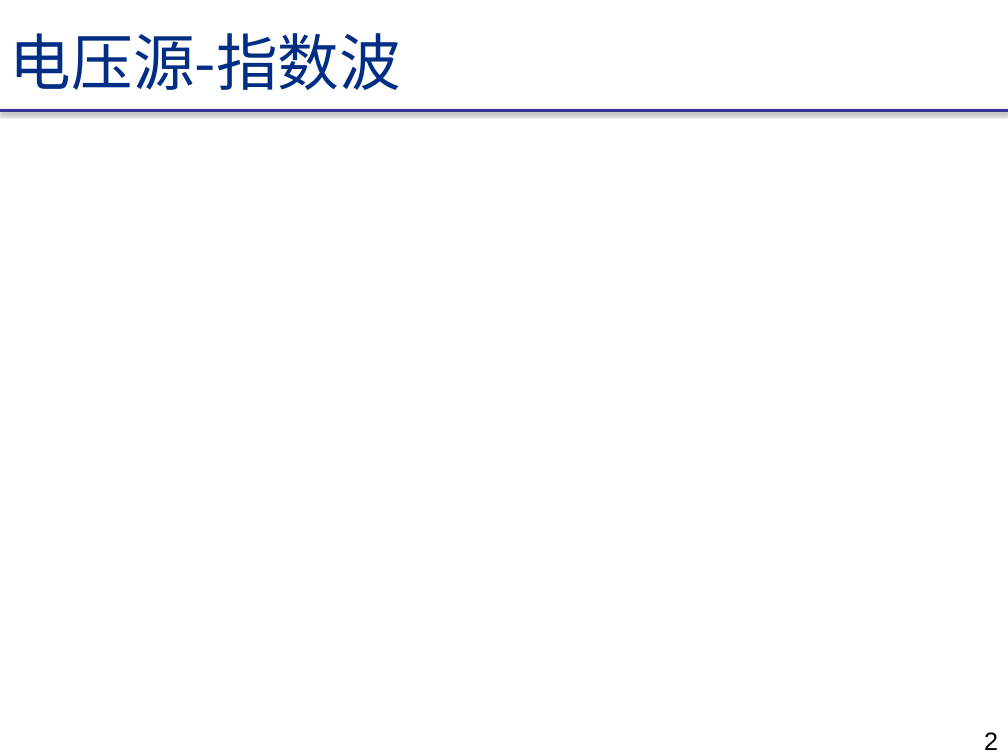
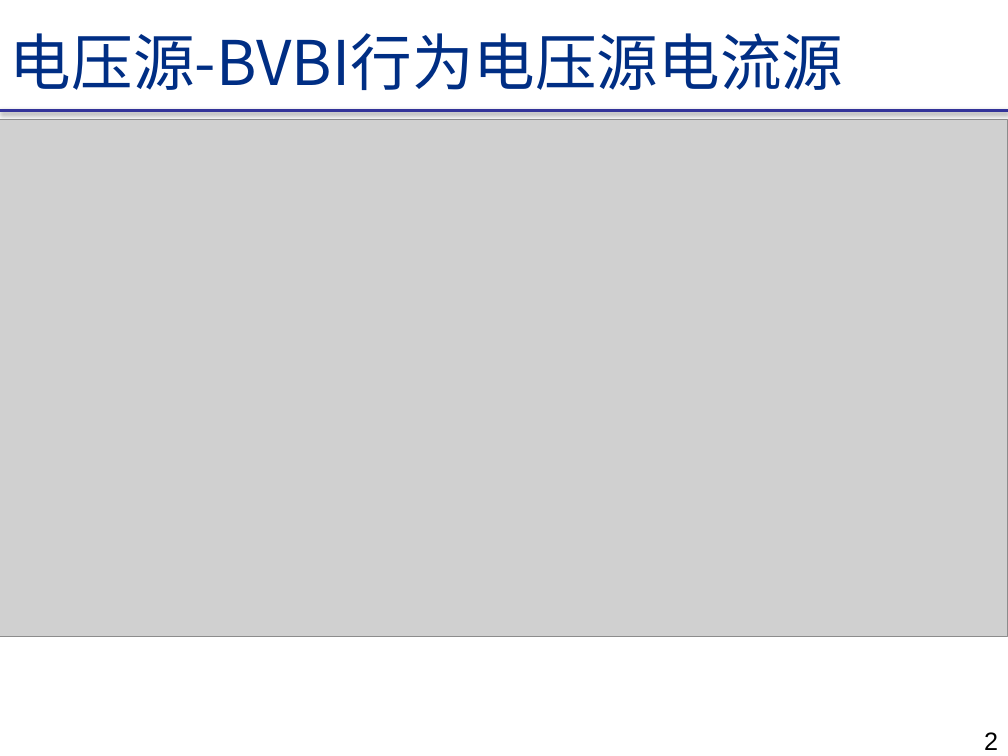
Before and after one commit to wwwwkd/git_test, a slide deck: slide 7 of LTspice基础使用分享.pptx. Drawn at 1008x756 pixels with LibreOffice and Linux fonts; fonts in the diff are those of the drawing; grey boxes stand for pictures. Boxes give left, top, right and bottom in pixels: in the first picture for what was removed or moved away, otherwise in the second. Text is boxed around its words. In the diff, an @@ line names an element or a change of style, - is before the commit and + after.

```diff
--- a/LTspice基础使用分享.pptx
+++ b/LTspice基础使用分享.pptx
@@ text at (x1=10, y1=33, x2=843, y2=90): text changed @@
-电压源-指数波
+电压源-BVBI行为电压源电流源
@@ picture added at (x1=0, y1=120, x2=1008, y2=636) @@
```
Also in this commit, not shown: 1 other slide changed, 1 other file.
